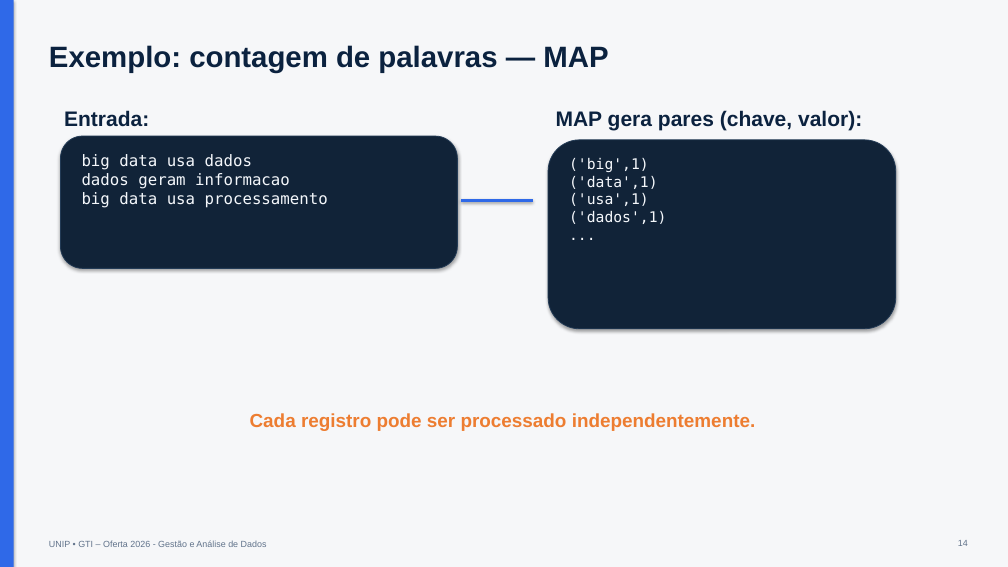
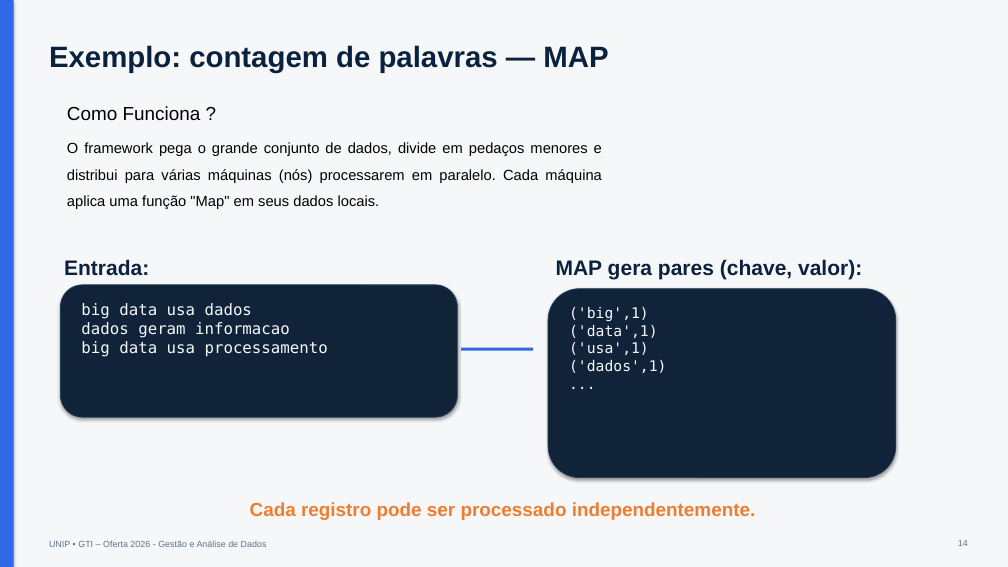
Before and after one commit to miguel7penteado/2026-2-gestao-e-analise-de-dados, a slide deck: slide 17 of slides/08-aula08/Aula 08 - BIG Data.pptx (slide 15 before the commit). Drawn at 1008x567 pixels with LibreOffice and Linux fonts; fonts in the diff are those of the drawing. Boxes give left, top, right and bottom in pixels: in the first picture for what was removed or moved away, otherwise in the second. Text is boxed around its words. In the diff, an @@ line names an element or a change of style, - is before the commit and + after.

```diff
--- a/slides/08-aula08/Aula 08 - BIG Data.pptx
+++ b/slides/08-aula08/Aula 08 - BIG Data.pptx
@@ text added at (67, 106, 201, 121), 18 pt, text #000000 @@
+Como Funciona ?
@@ text added at (67, 142, 602, 209), 14 pt, text #000000 @@
+O framework pega o grande conjunto de dados, divide em pedaços menores e distribui para várias máquinas (nós) processarem em paralelo. Cada máquina aplica uma função "Map" em seus dados locais.
@@ rounded rectangle at (60, 285, 457, 417): proportions changed @@
@@ rounded rectangle at (548, 289, 896, 478): proportions changed @@
@@ text at (81, 303, 328, 357): text changed @@
-big data usa dados
-dados geram informacao
-big data usa processamento
+big data usa dados
+dados geram informacao
+big data usa processamento
@@ text at (569, 307, 666, 373): text changed @@
-('big',1)
-('data',1)
-('usa',1)
-('dados',1)
-...
+('big',1)
+('data',1)
+('usa',1)
+('dados',1)
+...
@@ 2 texts, 2 rounded rectangles, 1 line: place and size @@
-2 texts, 2 rounded rectangles, 1 line at (60, 110, 896, 329)
+2 texts, 2 rounded rectangles, 1 line at (60, 259, 896, 478)
@@ text "Cada registro pode ser processado ...": place and size @@
-text "Cada registro pode ser processado ..." at (250, 413, 756, 431)
+text "Cada registro pode ser processado ..." at (250, 502, 756, 520)
```
Also in this commit, not shown: 16 other slides changed, 3 slides added.
